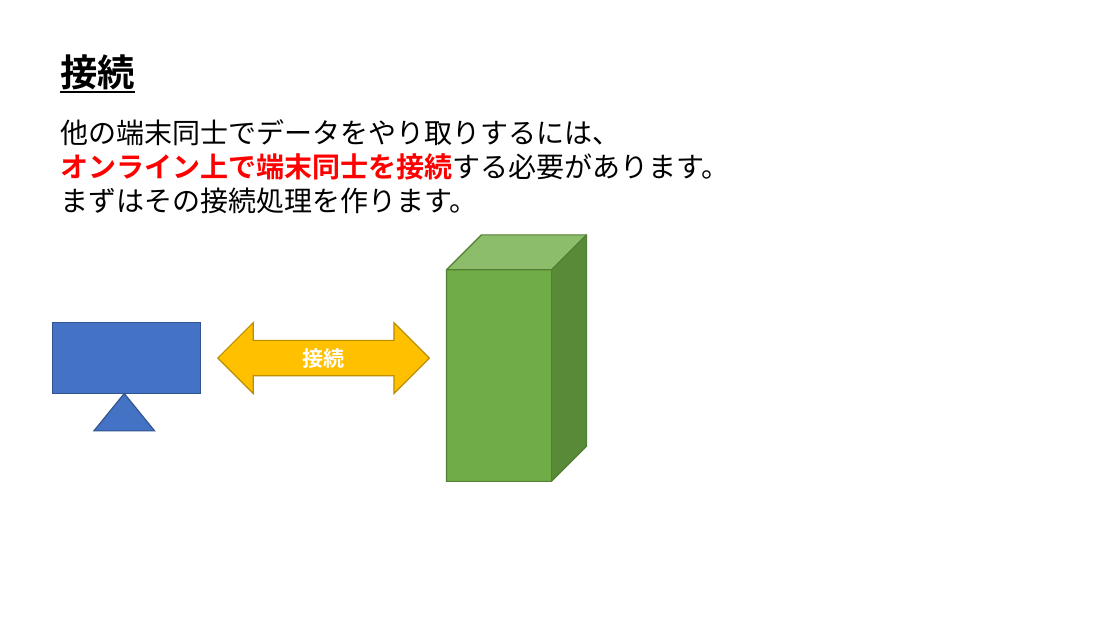
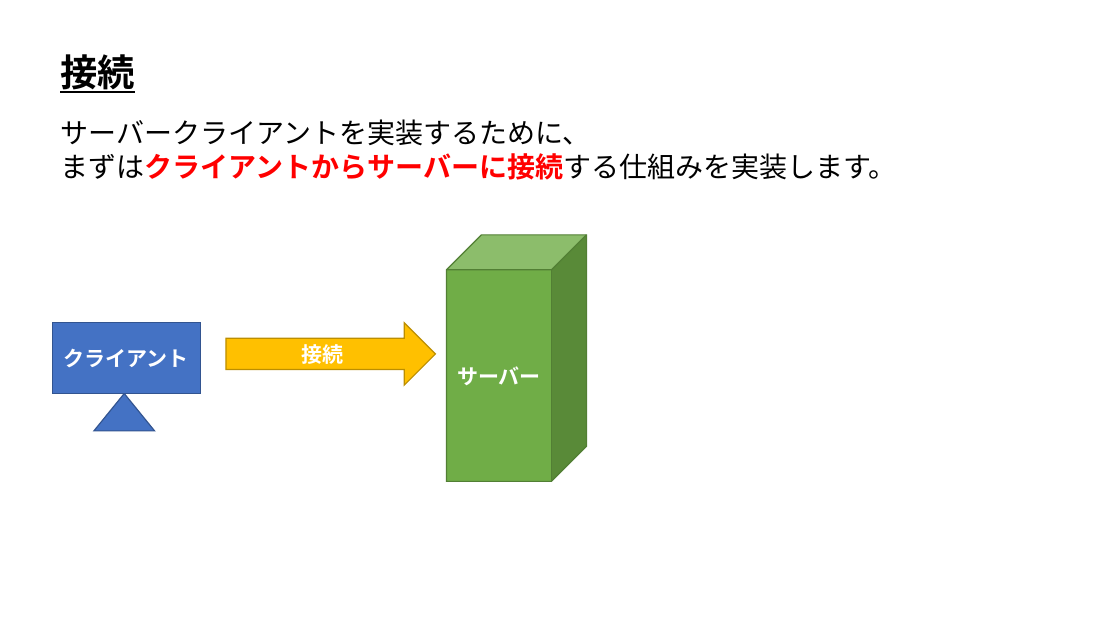
Before and after one commit to ArakiYusuke-Ohara/Textbook, a slide deck: slide 1 of ゲーム科3年/00_前期/オンラインゲームプログラミングⅠ/01_接続.pptx. Drawn at 1120x630 pixels with LibreOffice and Linux fonts; fonts in the diff are those of the drawing. Boxes give left, top, right and bottom in pixels: in the first picture for what was removed or moved away, otherwise in the second. Text is boxed around its words. In the diff, an @@ line names an element or a change of style, - is before the commit and + after.

Commit message:
スライドを微修正

```diff
--- a/ゲーム科3年/00_前期/オンラインゲームプログラミングⅠ/01_接続.pptx
+++ b/ゲーム科3年/00_前期/オンラインゲームプログラミングⅠ/01_接続.pptx
@@ text at <box>60,119,896,180</box>: text changed @@
-他の端末同士でデータをやり取りするには、
-オンライン上で端末同士を接続する必要があります。
-まずはその接続処理を作ります。
+サーバークライアントを実装するために、
+まずはクライアントからサーバーに接続する仕組みを実装します。
@@ right arrow "接続": place and size @@
-right arrow "接続" at <box>218,323,429,393</box>
+right arrow "接続" at <box>226,323,435,385</box>
@@ right arrow "接続" at <box>226,323,435,385</box>: left right arrow to right arrow @@
@@ text in rectangle at <box>64,349,189,367</box>: text added @@
+クライアント
@@ text in cube at <box>457,366,541,385</box>: text added @@
+サーバー
```
Also in this commit, not shown: 3 other slides changed, 6 slides added, 3 slides removed, 2 other files.
